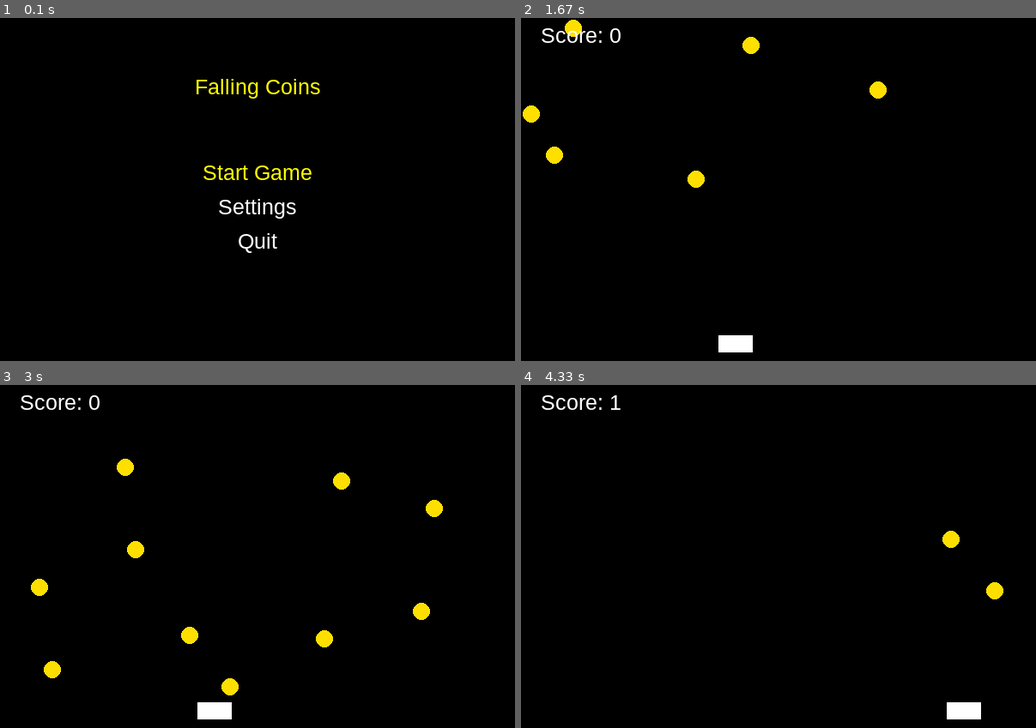
Above: before the commit, frames 1-4 (two rows, left to right).
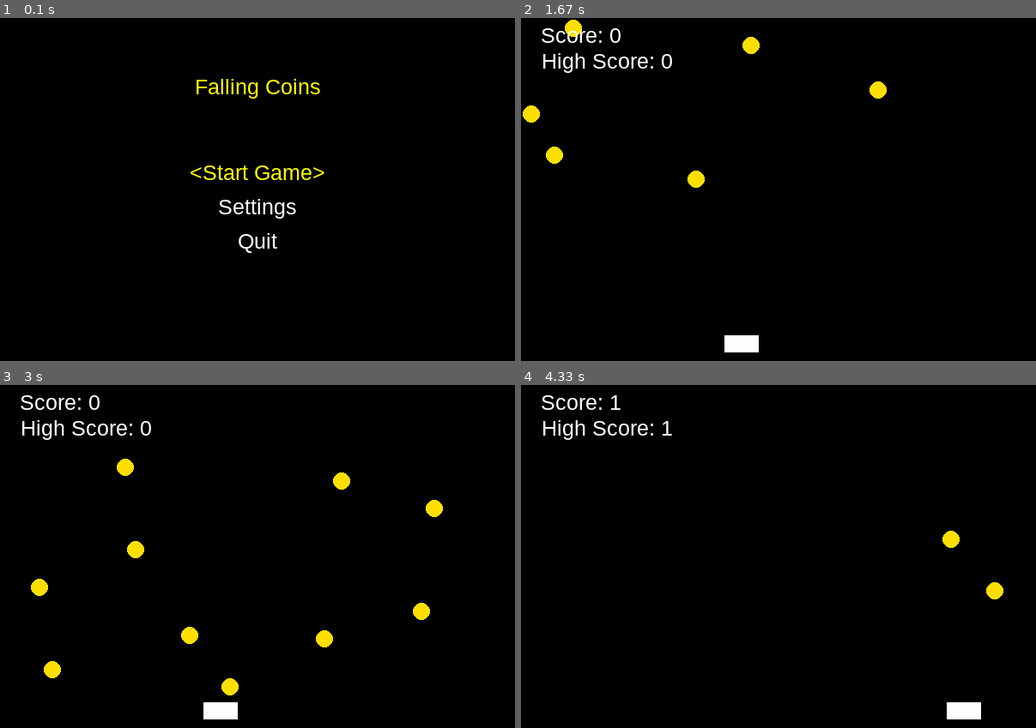
Above: after the commit, the same moments.

Repository: gargshi/falling_coins_pygame
Game: pygame game, started from fall_coins.py
Same seed, same stepped clock (60 frames per second), same inputs: the game is played once before the commit and once after it.
Inputs:
- Up to frame 1 (0.1 s): no input
- Up to frame 2 (1.67 s): tap Enter at 0.33, 1.17 s; hold Esc 0.67-1.13 s; hold Right 0.67-1.13 s; hold Left from 1.5 s (still down)
- Up to frame 3 (3 s): release Left at 1.97 s; hold Right 2-2.63 s; hold Left from 2.67 s (still down)
- Up to frame 4 (4.33 s): release Left at 3.13 s; hold Right 3.17-3.63 s; hold Right 3.67-4.13 s; hold Left from 4.17 s (still down)

The runs differ from the first frame. In frame 1, less than 0.1% of the frame differs, in the area x 37-63%, y 43-47%; in frame 2, 0.5%, in the area x 4-47%, y 10-98%; in frame 3, 0.5%; in frame 4, 0.4%.

Commit message:
Refactored code and added highscores

Diff:
--- a/fall_coins.py
+++ b/fall_coins.py
@@ -3,67 +3,82 @@
 import sys
 import os
 
-#settings file
+# ----------------- Config -----------------
+DEBUG = False  # Set True to enable debug prints
+
+# Base paths
 BASE_DIR = os.path.dirname(os.path.abspath(sys.argv[0]))
 SETTINGS_FILE = os.path.join(BASE_DIR, "settings.txt")
 
-# Global settings
-difficulty = "Easy"
-sound_on = True
+# Session state
+session = {
+    "difficulty": "Easy",
+    "sound_on": True,
+    "high_score": 0,
+    "stg_high_score": 0,  # To track if high score changed during session
+}
+# debug print fn
+def dprint(msg):
+    if DEBUG:
+        print(msg)
+
+# ----------------- Settings -----------------
 def save_settings():
+    """Save session values to settings.txt"""
     with open(SETTINGS_FILE, "w") as f:
-        f.write(f"Difficulty: {difficulty}\n")
-        f.write(f"Sound: {'On' if sound_on else 'Off'}\n")
+        f.write(f"Difficulty: {session['difficulty']}\n")
+        f.write(f"Sound: {'On' if session['sound_on'] else 'Off'}\n")
+        f.write(f"High Score: {session['high_score']}\n")
+
+
 def load_settings():
-    """Load settings from file"""
-    global difficulty, sound_on
+    """Load session values from settings.txt"""
     try:
         with open(SETTINGS_FILE, "r") as f:
             lines = f.readlines()
-            difficulty = lines[0].strip().split(": ")[1]
-            sound_on = lines[1].strip().split(": ")[1] == "On"
+            session["difficulty"] = lines[0].strip().split(": ")[1]
+            session["sound_on"] = lines[1].strip().split(": ")[1] == "On"
+            session["high_score"] = int(lines[2].strip().split(": ")[1])
+            session["stg_high_score"] = session["high_score"]
+            dprint(f"Loaded settings: {session}")
     except FileNotFoundError:
+        dprint("Settings file not found. Using defaults.")
         save_settings()
 
-# Initialize pygame
+
+# ----------------- Init Pygame -----------------
 pygame.init()
-
-#load settings
 load_settings()
 
-# Screen setup
 WIDTH, HEIGHT = 600, 400
 screen = pygame.display.set_mode((WIDTH, HEIGHT))
 pygame.display.set_caption("Falling Coins Game")
 
-# Colors
 BLACK = (0, 0, 0)
 WHITE = (255, 255, 255)
 GOLD = (255, 223, 0)
 YELLOW = (255, 255, 0)
 
-# Clock & Font
 clock = pygame.time.Clock()
 font = pygame.font.SysFont("Arial", 25)
 
 
-
+# ----------------- Helpers -----------------
 def resource_path(relative_path):
-    """Get absolute path to resource, works for dev and for PyInstaller"""
+    """Get absolute path to resource (works for dev and PyInstaller)"""
     if hasattr(sys, "_MEIPASS"):
         return os.path.join(sys._MEIPASS, relative_path)
     return os.path.join(os.path.abspath("."), relative_path)
 
-# Load sounds
+
+# ----------------- Sounds -----------------
 pygame.mixer.init()
-coin_sound = pygame.mixer.Sound(resource_path("assets/sounds/got_coin.mp3"))  # Ensure you have a coin.wav file
-winner_sound = pygame.mixer.Sound(resource_path("assets/sounds/winner.mp3"))  # Ensure you have a winner.wav file
-loser_sound = pygame.mixer.Sound(resource_path("assets/sounds/loser.mp3"))  # Ensure you have a loser.wav file
-
-
-
-
-
+coin_sound = pygame.mixer.Sound(resource_path("assets/sounds/got_coin.mp3"))
+winner_sound = pygame.mixer.Sound(resource_path("assets/sounds/winner.mp3"))
+loser_sound = pygame.mixer.Sound(resource_path("assets/sounds/loser.mp3"))
+
+
+# ----------------- UI Helpers -----------------
 def draw_text(text, x, y, color=WHITE):
     """Helper to draw centered text"""
     label = font.render(text, True, color)
@@ -71,6 +86,7 @@
     screen.blit(label, rect)
 
 
+# ----------------- Menus -----------------
 def main_menu():
     """Main Menu screen"""
     options = ["Start Game", "Settings", "Quit"]
@@ -78,36 +94,31 @@
 
     while True:
         screen.fill(BLACK)
-
         draw_text("Falling Coins", WIDTH // 2, 80, YELLOW)
 
         for i, option in enumerate(options):
             color = YELLOW if i == selected else WHITE
-            draw_text(option, WIDTH // 2, 180 + i * 40, color)
+            option_sel = f"<{option}>" if i == selected else option
+            draw_text(option_sel, WIDTH // 2, 180 + i * 40, color)
 
         pygame.display.flip()
         clock.tick(30)
 
         for event in pygame.event.get():
             if event.type == pygame.QUIT:
-                pygame.quit(); sys.exit()
+                pygame.quit()
+                sys.exit()
             elif event.type == pygame.KEYDOWN:
                 if event.key == pygame.K_UP:
                     selected = (selected - 1) % len(options)
                 elif event.key == pygame.K_DOWN:
                     selected = (selected + 1) % len(options)
                 elif event.key == pygame.K_RETURN:
-                    if options[selected] == "Start Game":
-                        return "game"
-                    elif options[selected] == "Settings":
-                        return "settings"
-                    elif options[selected] == "Quit":
-                        pygame.quit(); sys.exit()
+                    return options[selected].lower().replace(" ", "_")
 
 
 def pause_menu():
     """Pause Menu"""
-
     options = ["Resume", "Main Menu"]
     selected = 0
 
@@ -117,28 +128,32 @@
 
         for i, option in enumerate(options):
             color = YELLOW if i == selected else WHITE
-            draw_text(option, WIDTH // 2, 180 + i * 40, color)
+            option_sel = f"<{option}>" if i == selected else option
+            draw_text(option_sel, WIDTH // 2, 180 + i * 40, color)
 
         pygame.display.flip()
         clock.tick(30)
 
         for event in pygame.event.get():
             if event.type == pygame.QUIT:
-                pygame.quit(); sys.exit()
+                pygame.quit()
+                sys.exit()
             elif event.type == pygame.KEYDOWN:
                 if event.key == pygame.K_UP:
                     selected = (selected - 1) % len(options)
                 elif event.key == pygame.K_DOWN:
                     selected = (selected + 1) % len(options)
                 elif event.key == pygame.K_RETURN:
-                    if options[selected] == "Resume":
-                        return "resume"
-                    elif options[selected] == "Main Menu":
-                        return "main_menu"
+                    return options[selected].lower().replace(" ", "_")
+
+
 def settings_menu():
     """Settings menu"""
-    global difficulty, sound_on
-    options = [f"Difficulty: {difficulty}", f"Sound: {'On' if sound_on else 'Off'}", "Back"]
+    options = [
+        f"Difficulty: {session['difficulty']}",
+        f"Sound: {'On' if session['sound_on'] else 'Off'}",
+        "Back",
+    ]
     selected = 0
 
     while True:
@@ -147,7 +162,7 @@
 
         for i, option in enumerate(options):
             color = YELLOW if i == selected else WHITE
-            option_sel=f"<{option}>" if i == selected else option
+            option_sel = f"<{option}>" if i == selected else option
             draw_text(option_sel, WIDTH // 2, 180 + i * 40, color)
 
         pygame.display.flip()
@@ -155,7 +170,8 @@
 
         for event in pygame.event.get():
             if event.type == pygame.QUIT:
-                pygame.quit(); sys.exit()
+                pygame.quit()
+                sys.exit()
             elif event.type == pygame.KEYDOWN:
                 if event.key == pygame.K_UP:
                     selected = (selected - 1) % len(options)
@@ -163,18 +179,20 @@
                     selected = (selected + 1) % len(options)
                 elif event.key == pygame.K_RETURN:
                     if options[selected].startswith("Difficulty"):
-                        difficulty = "Hard" if difficulty == "Easy" else "Easy"
-                        options[0] = f"Difficulty: {difficulty}"
+                        session["difficulty"] = (
+                            "Hard" if session["difficulty"] == "Easy" else "Easy"
+                        )
+                        options[0] = f"Difficulty: {session['difficulty']}"
                     elif options[selected].startswith("Sound"):
-                        sound_on = not sound_on
-                        options[1] = f"Sound: {'On' if sound_on else 'Off'}"
+                        session["sound_on"] = not session["sound_on"]
+                        options[1] = f"Sound: {'On' if session['sound_on'] else 'Off'}"
                     elif options[selected] == "Back":
                         return
 
 
+# ----------------- Game Loop -----------------
 def game_loop():
     """Main gameplay"""
-    global difficulty, sound_on
     player_width, player_height = 40, 20
     player_x = WIDTH // 2
     player_y = HEIGHT - player_height - 10
@@ -182,9 +200,10 @@
 
     coins = []
     score = 0
-
-    coin_speed = 4 if difficulty == "Easy" else 7
-    spawn_chance = 20 if difficulty == "Easy" else 10  # lower = more coins
+    session["high_score"] = session.get("stg_high_score", 0) # Initialize high score on start game or reseting game
+
+    coin_speed = 4 if session["difficulty"] == "Easy" else 7
+    spawn_chance = 20 if session["difficulty"] == "Easy" else 10
 
     running = True
     while running:
@@ -192,7 +211,8 @@
 
         for event in pygame.event.get():
             if event.type == pygame.QUIT:
-                pygame.quit(); sys.exit()
+                pygame.quit()
+                sys.exit()
 
         # Player input
         keys = pygame.key.get_pressed()
@@ -200,8 +220,7 @@
             action = pause_menu()
             if action == "main_menu":
                 return
-            elif action == "resume":
-                continue
+
         if keys[pygame.K_LEFT] and player_x > 0:
             player_x -= player_speed
         if keys[pygame.K_RIGHT] and player_x < WIDTH - player_width:
@@ -217,16 +236,18 @@
 
         # Collision detection
         for coin in coins[:]:
-            if (
-                player_y < coin[1] + 10
-                and player_x < coin[0] < player_x + player_width
-            ):
+            if player_y < coin[1] + 10 and player_x < coin[0] < player_x + player_width:
                 score += 1
+                dprint(f"Score={score}, stg High Score={session['stg_high_score']}")
+                if score > session["stg_high_score"]:
+                    session["high_score"] = score
+                    if session["sound_on"] and score == session["stg_high_score"]+1 and session["stg_high_score"]>0:
+                        winner_sound.play()
                 coins.remove(coin)
-                if sound_on:
+                if session["sound_on"]:
                     coin_sound.play()
 
-        # Remove coins that fall off
+        # Remove coins off screen
         coins = [c for c in coins if c[1] < HEIGHT]
 
         # Draw player
@@ -238,16 +259,300 @@
 
         # Draw score
         draw_text(f"Score: {score}", 70, 20)
+        draw_text(f"High Score: {session['high_score']}", 100, 50)
 
         pygame.display.flip()
         clock.tick(60)
 
-
-# ---------- Main Game Flow ----------
+    save_settings()
+
+
+# ----------------- Main Flow -----------------
 while True:
     action = main_menu()
-    if action == "game":
+    if action == "start_game":
         game_loop()
+        save_settings()  # Save high score after each game
     elif action == "settings":
         settings_menu()
         save_settings()
+    elif action == "quit":
+        save_settings()
+        pygame.quit()
+        sys.exit()
+
+
+
+
+
+"""old code"""
+
+# import pygame
+# import random
+# import sys
+# import os
+
+# #settings file
+# BASE_DIR = os.path.dirname(os.path.abspath(sys.argv[0]))
+# SETTINGS_FILE = os.path.join(BASE_DIR, "settings.txt")
+
+# # Global settings
+# difficulty = "Easy"
+# sound_on = True
+# player_high_score = 0
+# session={
+#     "high_score":0
+# }
+# def save_settings():
+#     with open(SETTINGS_FILE, "w") as f:
+#         f.write(f"Difficulty: {difficulty}\n")
+#         f.write(f"Sound: {'On' if sound_on else 'Off'}\n")
+#         f.write(f"Player High Score: {player_high_score}\n")
+# def load_settings():
+#     """Load settings from file"""
+#     global difficulty, sound_on, player_high_score
+#     try:
+#         with open(SETTINGS_FILE, "r") as f:
+#             lines = f.readlines()
+#             difficulty = lines[0].strip().split(": ")[1]
+#             sound_on = lines[1].strip().split(": ")[1] == "On"
+#             player_high_score = int(lines[2].strip().split(": ")[1])  # Not used in current version
+#             session["high_score"]=player_high_score
+#             print(f"Loaded settings: Difficulty={difficulty}, Sound={'On' if sound_on else 'Off'}, Player High Score={player_high_score}")
+#     except FileNotFoundError:
+#         print("Settings file not found. Using default settings.")
+#         save_settings()
+
+# # Initialize pygame
+# pygame.init()
+
+# #load settings
+# load_settings()
+
+# # Screen setup
+# WIDTH, HEIGHT = 600, 400
+# screen = pygame.display.set_mode((WIDTH, HEIGHT))
+# pygame.display.set_caption("Falling Coins Game")
+
+# # Colors
+# BLACK = (0, 0, 0)
+# WHITE = (255, 255, 255)
+# GOLD = (255, 223, 0)
+# YELLOW = (255, 255, 0)
+
+# # Clock & Font
+# clock = pygame.time.Clock()
+# font = pygame.font.SysFont("Arial", 25)
+
+
+
+# def resource_path(relative_path):
+#     """Get absolute path to resource, works for dev and for PyInstaller"""
+#     if hasattr(sys, "_MEIPASS"):
+#         return os.path.join(sys._MEIPASS, relative_path)
+#     return os.path.join(os.path.abspath("."), relative_path)
+
+# # Load sounds
+# pygame.mixer.init()
+# coin_sound = pygame.mixer.Sound(resource_path("assets/sounds/got_coin.mp3"))  # Ensure you have a coin.wav file
+# winner_sound = pygame.mixer.Sound(resource_path("assets/sounds/winner.mp3"))  # Ensure you have a winner.wav file
+# loser_sound = pygame.mixer.Sound(resource_path("assets/sounds/loser.mp3"))  # Ensure you have a loser.wav file
+
+# def draw_text(text, x, y, color=WHITE):
+#     """Helper to draw centered text"""
+#     label = font.render(text, True, color)
+#     rect = label.get_rect(center=(x, y))
+#     screen.blit(label, rect)
+
+
+# def main_menu():
+#     """Main Menu screen"""
+#     options = ["Start Game", "Settings", "Quit"]
+#     selected = 0
+
+#     while True:
+#         screen.fill(BLACK)
+
+#         draw_text("Falling Coins", WIDTH // 2, 80, YELLOW)
+
+#         for i, option in enumerate(options):
+#             color = YELLOW if i == selected else WHITE
+#             option_sel=f"<{option}>" if i == selected else option
+#             draw_text(option_sel, WIDTH // 2, 180 + i * 40, color)
+
+#         pygame.display.flip()
+#         clock.tick(30)
+
+#         for event in pygame.event.get():
+#             if event.type == pygame.QUIT:
+#                 pygame.quit(); sys.exit()
+#             elif event.type == pygame.KEYDOWN:
+#                 if event.key == pygame.K_UP:
+#                     selected = (selected - 1) % len(options)
+#                 elif event.key == pygame.K_DOWN:
+#                     selected = (selected + 1) % len(options)
+#                 elif event.key == pygame.K_RETURN:
+#                     if options[selected] == "Start Game":
+#                         return "game"
+#                     elif options[selected] == "Settings":
+#                         return "settings"
+#                     elif options[selected] == "Quit":
+#                         pygame.quit(); sys.exit()
+
+
+# def pause_menu():
+#     """Pause Menu"""
+
+#     options = ["Resume", "Main Menu"]
+#     selected = 0
+
+#     while True:
+#         screen.fill(BLACK)
+#         draw_text("Paused", WIDTH // 2, 80, YELLOW)
+
+#         for i, option in enumerate(options):
+#             color = YELLOW if i == selected else WHITE
+#             option_sel=f"<{option}>" if i == selected else option
+#             draw_text(option_sel, WIDTH // 2, 180 + i * 40, color)
+
+#         pygame.display.flip()
+#         clock.tick(30)
+
+#         for event in pygame.event.get():
+#             if event.type == pygame.QUIT:
+#                 pygame.quit(); sys.exit()
+#             elif event.type == pygame.KEYDOWN:
+#                 if event.key == pygame.K_UP:
+#                     selected = (selected - 1) % len(options)
+#                 elif event.key == pygame.K_DOWN:
+#                     selected = (selected + 1) % len(options)
+#                 elif event.key == pygame.K_RETURN:
+#                     if options[selected] == "Resume":
+#                         return "resume"
+#                     elif options[selected] == "Main Menu":
+#                         return "main_menu"
+# def settings_menu():
+#     """Settings menu"""
+#     global difficulty, sound_on
+#     options = [f"Difficulty: {difficulty}", f"Sound: {'On' if sound_on else 'Off'}", "Back"]
+#     selected = 0
+
+#     while True:
+#         screen.fill(BLACK)
+#         draw_text("Settings", WIDTH // 2, 80, YELLOW)
+
+#         for i, option in enumerate(options):
+#             color = YELLOW if i == selected else WHITE
+#             option_sel=f"<{option}>" if i == selected else option
+#             draw_text(option_sel, WIDTH // 2, 180 + i * 40, color)
+
+#         pygame.display.flip()
+#         clock.tick(30)
+
+#         for event in pygame.event.get():
+#             if event.type == pygame.QUIT:
+#                 pygame.quit(); sys.exit()
+#             elif event.type == pygame.KEYDOWN:
+#                 if event.key == pygame.K_UP:
+#                     selected = (selected - 1) % len(options)
+#                 elif event.key == pygame.K_DOWN:
+#                     selected = (selected + 1) % len(options)
+#                 elif event.key == pygame.K_RETURN:
+#                     if options[selected].startswith("Difficulty"):
+#                         difficulty = "Hard" if difficulty == "Easy" else "Easy"
+#                         options[0] = f"Difficulty: {difficulty}"
+#                     elif options[selected].startswith("Sound"):
+#                         sound_on = not sound_on
+#                         options[1] = f"Sound: {'On' if sound_on else 'Off'}"
+#                     elif options[selected] == "Back":
+#                         return
+
+
+# def game_loop():
+#     """Main gameplay"""
+#     global difficulty, sound_on
+#     player_width, player_height = 40, 20
+#     player_x = WIDTH // 2
+#     player_y = HEIGHT - player_height - 10
+#     player_speed = 7
+
+#     coins = []
+#     score = 0
+#     global player_high_score
+
+#     coin_speed = 4 if difficulty == "Easy" else 7
+#     spawn_chance = 20 if difficulty == "Easy" else 10  # lower = more coins
+
+#     running = True
+#     while running:
+#         screen.fill(BLACK)
+
+#         for event in pygame.event.get():
+#             if event.type == pygame.QUIT:
+#                 pygame.quit(); sys.exit()
+
+#         # Player input
+#         keys = pygame.key.get_pressed()
+#         if keys[pygame.K_ESCAPE]:
+#             action = pause_menu()
+#             if action == "main_menu":
+#                 return
+#         if keys[pygame.K_LEFT] and player_x > 0:
+#             player_x -= player_speed
+#         if keys[pygame.K_RIGHT] and player_x < WIDTH - player_width:
+#             player_x += player_speed
+
+#         # Add new coin occasionally
+#         if random.randint(1, spawn_chance) == 1:
+#             coins.append([random.randint(10, WIDTH - 10), 0])
+
+#         # Move coins
+#         for coin in coins:
+#             coin[1] += coin_speed
+
+#         # Collision detection
+#         for coin in coins[:]:
+#             if (
+#                 player_y < coin[1] + 10
+#                 and player_x < coin[0] < player_x + player_width
+#             ):
+#                 score += 1
+#                 print(f"Score: {score}, high score: {player_high_score}")
+#                 print(f"Player High Score: {player_high_score}")
+#                 print(score>player_high_score)
+#                 if player_high_score >= 0 and score > session["high_score"]: #s1 hs0
+#                     if sound_on and winner_sound and score == session["high_score"]+1: #s1 hs0
+#                         winner_sound.play()
+#                     player_high_score = score#s1 hs0
+#                     save_settings()
+
+#                 coins.remove(coin)
+#                 if sound_on:
+#                     coin_sound.play()
+
+#         # Remove coins that fall off
+#         coins = [c for c in coins if c[1] < HEIGHT]
+
+#         # Draw player
+#         pygame.draw.rect(screen, WHITE, (player_x, player_y, player_width, player_height))
+
+#         # Draw coins
+#         for coin in coins:
+#             pygame.draw.circle(screen, GOLD, (coin[0], coin[1]), 10)
+
+#         # Draw score
+#         draw_text(f"Score: {score}", 70, 20)
+#         draw_text(f"High Score: {player_high_score}", 70, 50)
+
+#         pygame.display.flip()
+#         clock.tick(60)
+
+
+# # ---------- Main Game Flow ----------
+# while True:
+#     action = main_menu()
+#     if action == "game":
+#         game_loop()
+#     elif action == "settings":
+#         settings_menu()
+#         save_settings()
